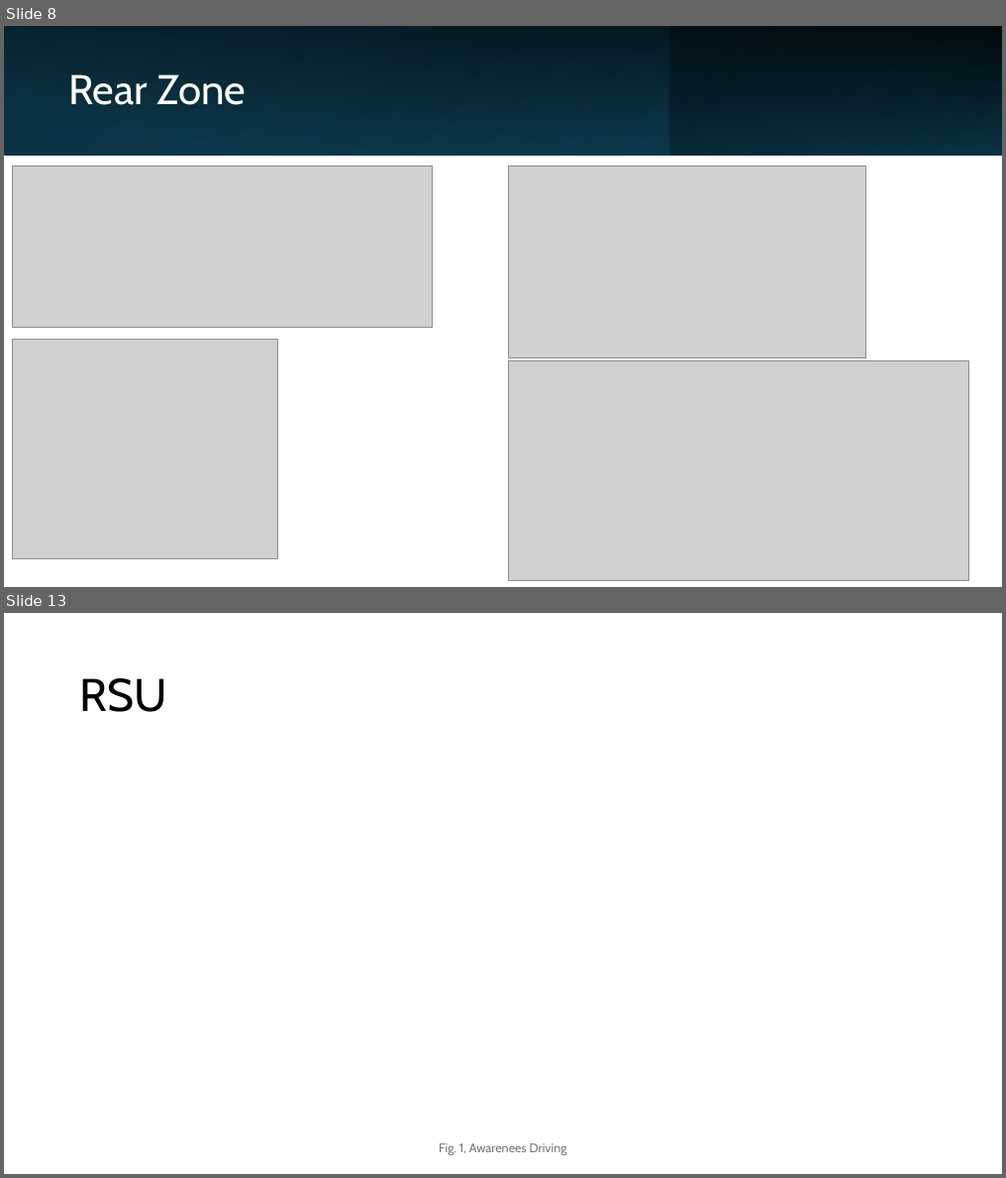
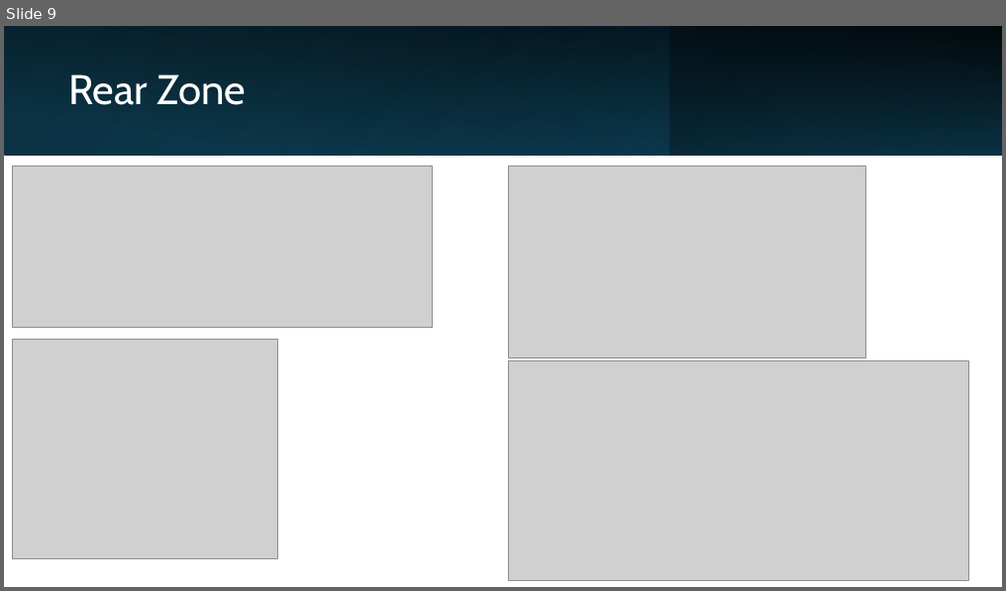
Before and after one commit to LF-RoGu/Model-Base-Systems, a slide deck: Presentation/C-ITS.pptx. Shown one above the other, each under a label of ours: slides 8 and 13 before the commit, slide 9 after it; the slides between them are not shown. The pictures are 1006x1178 and 1006x591 pixels, drawn with LibreOffice and Linux fonts; fonts in the diff are those of the drawing; grey boxes stand for pictures. Boxes give left, top, right and bottom in pixels: in the first picture for what was removed or moved away, otherwise in the second. Text is boxed around its words. In the diff, an @@ line names an element or a change of style, - is before the commit and + after.

```diff
--- a/Presentation/C-ITS.pptx
+++ b/Presentation/C-ITS.pptx
@@ slide 13 removed at (x1=4, y1=613, x2=1002, y2=1174), background #FFFFFF @@
@@ title removed at (x1=80, y1=678, x2=167, y2=712) @@
-RSU
@@ text removed at (x1=439, y1=1144, x2=567, y2=1156) @@
-Fig. 1, Awarenees Driving
@@ what was slide 8 is now slide 9 @@
```
Also in this commit, not shown: 6 slides changed, 10 slides added, 3 other slides removed.
